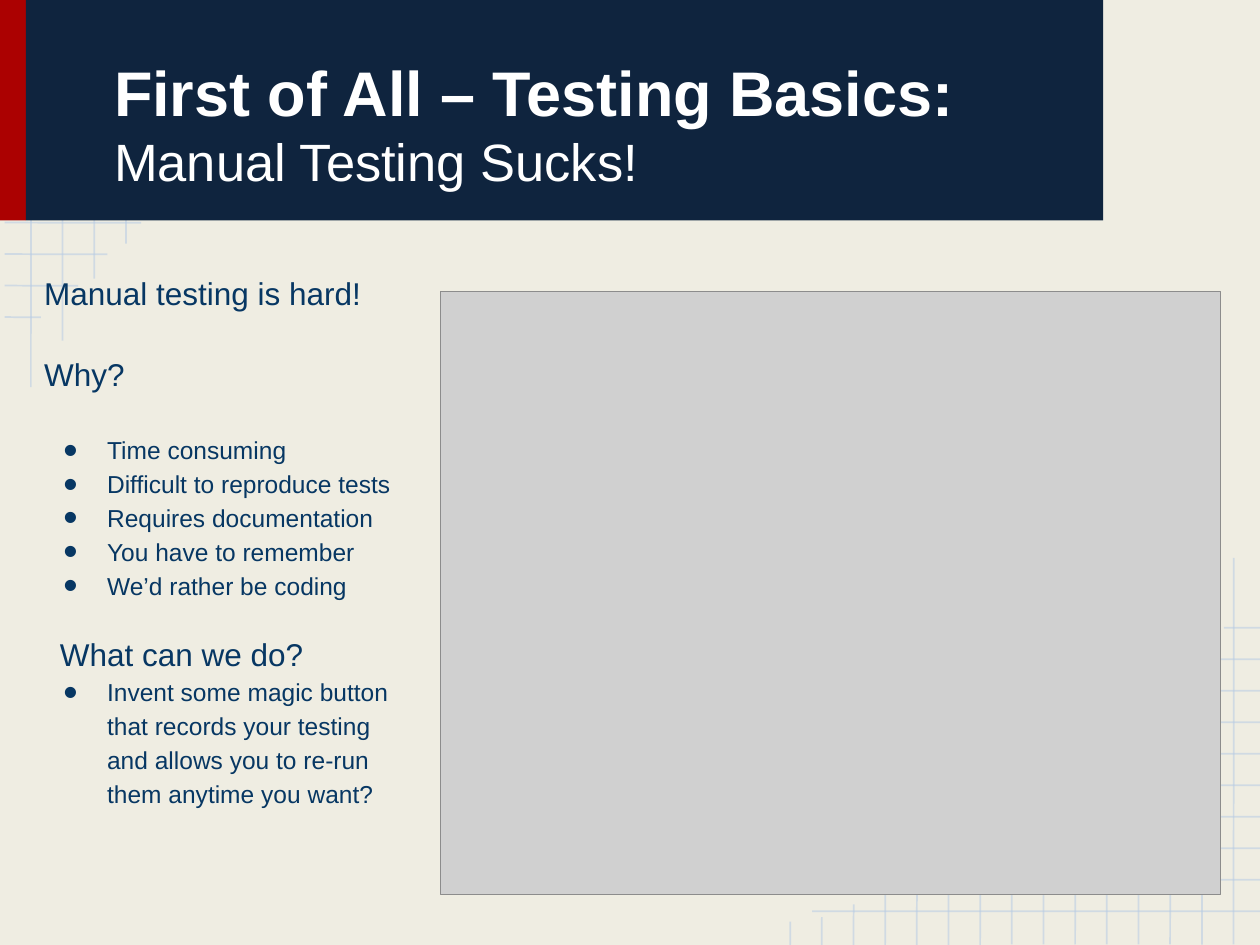
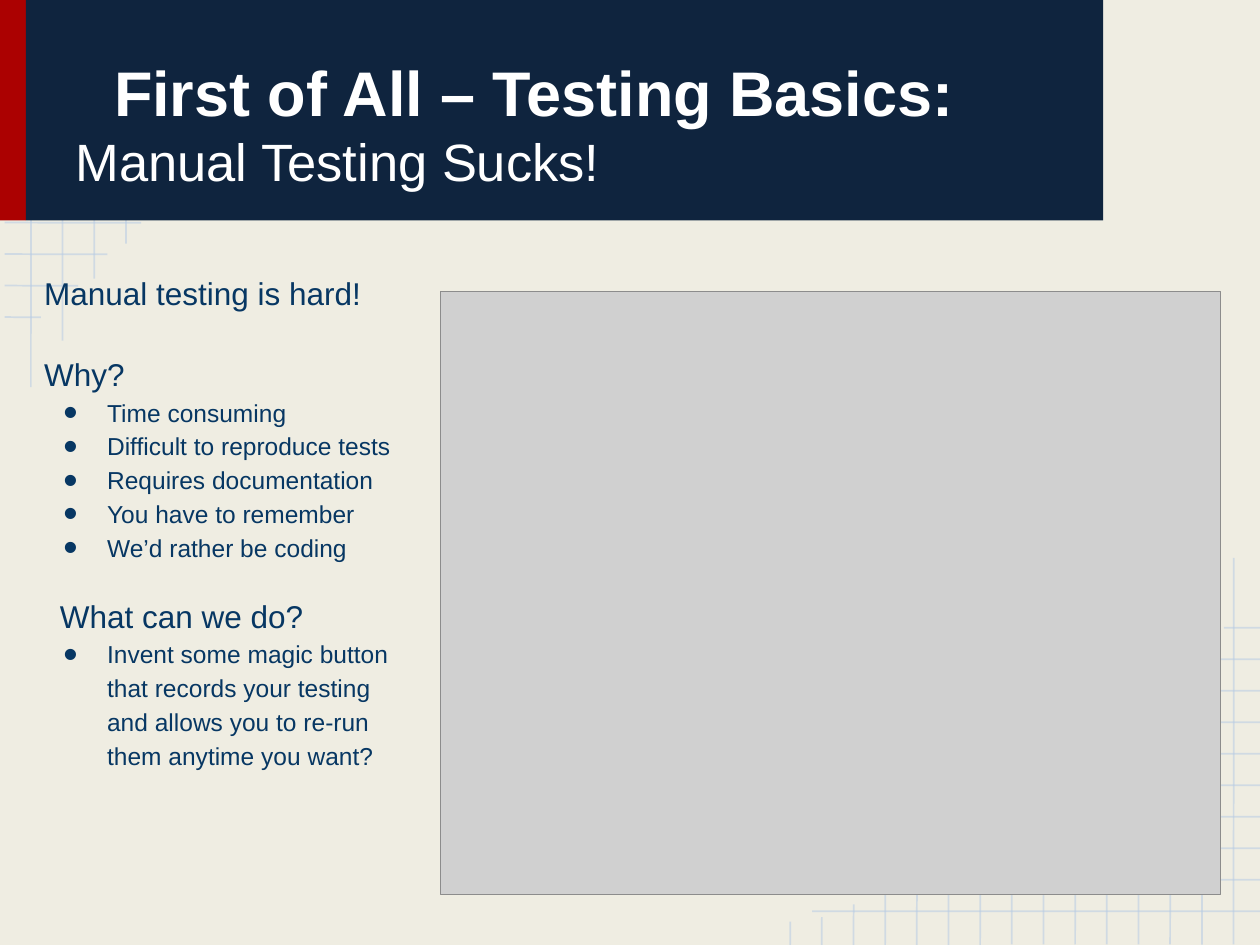
Before and after one commit to bink627/Agile-and-Beyond-TDD, a slide deck: slide 4 of Learning to Test Drive_ A Crash Course in Test Driven Development.pptx. Drawn at 1260x945 pixels with LibreOffice and Linux fonts; fonts in the diff are those of the drawing; grey boxes stand for pictures. Boxes give left, top, right and bottom in pixels: in the first picture for what was removed or moved away, otherwise in the second. Text is boxed around its words. In the diff, an @@ line names an element or a change of style, - is before the commit and + after.

```diff
--- a/Learning to Test Drive_ A Crash Course in Test Driven Development.pptx
+++ b/Learning to Test Drive_ A Crash Course in Test Driven Development.pptx
@@ title at (76,70,953,192): text changed @@
-First of All – Testing Basics:
-Manual Testing Sucks!
+First of All – Testing Basics:
+Manual Testing Sucks!
@@ text "Manual testing is hard!" rewrapped from (44,282,390,808) to (44,282,390,770) @@
```
Also in this commit, not shown: 17 other slides changed.
